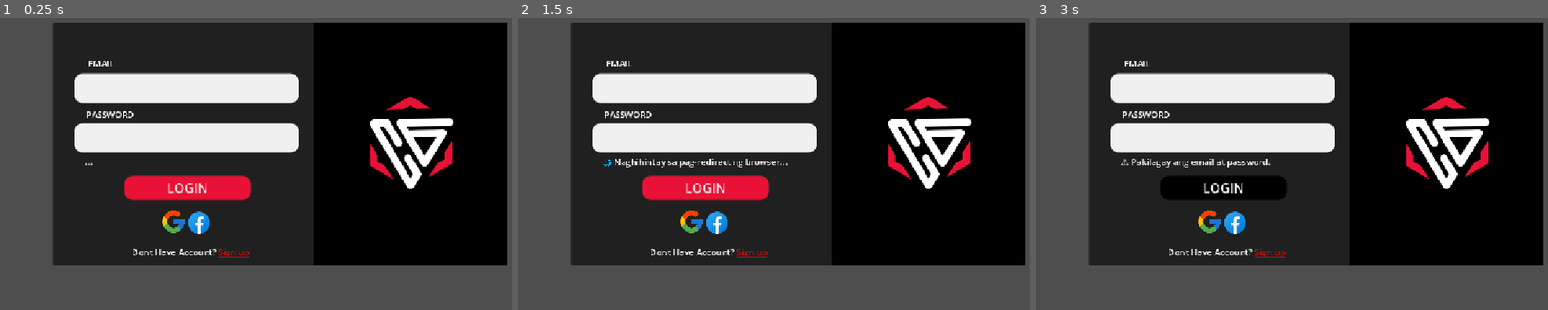
Above: before the commit, frames 1-3 (left to right).
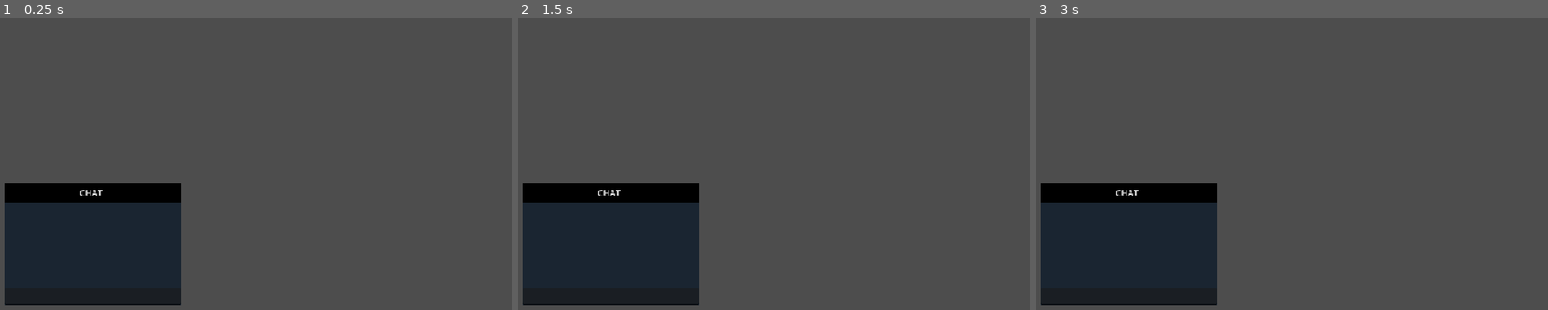
Above: after the commit, the same moments.

Repository: muckfaru/capstone2
Game: Godot game, scene res://scene/chat.tscn
Two runs of this game, one before a commit and one after it. Both use one fixed random seed, a clock stepped at 60 frames per second and the inputs below. Before the commit the project starts from res://scene/login.tscn. Video files are missing from this copy of the repository; at most half a second of black plays in their place.
Inputs (mouse positions are in pixels of both pictures, inside the frame that each line leads up to):
- Up to frame 1 (0.25 s): no input
- Up to frame 2 (1.5 s): click (707, 187) at 0.5 s, where only the run before the commit has a clickable "LOGIN"; click (692, 222) at 1.27 s
- Up to frame 3 (3 s): click (1235, 222) at 2.02 s; click (1225, 187) at 2.75 s, where only the run before the commit has a clickable "LOGIN"

The runs differ from the first frame. In frame 1, 76% of the frame differs, in the area x 0-100%, y 1-99%; in frame 2, 76%; in frame 3, 75%.

Commit message:
draggable chat

Diff:
--- a/project.godot
+++ b/project.godot
@@ -11,7 +11,7 @@
 [application]
 
 config/name="capstone"
-run/main_scene="res://scene/login.tscn"
+run/main_scene="uid://d0infgusfi845"
 config/features=PackedStringArray("4.4", "Forward Plus")
 config/icon="res://icon.svg"
 
--- /dev/null
+++ b/scene/chat.tscn
@@ -0,0 +1,40 @@
+[gd_scene load_steps=4 format=3 uid="uid://d0infgusfi845"]
+
+[ext_resource type="Script" uid="uid://d2rxkk4fy6h00" path="res://script/chat.gd" id="1_chatgd"]
+
+[sub_resource type="StyleBoxFlat" id="StyleBoxFlat_odng3"]
+bg_color = Color(0.00784314, 0.0666667, 0.137255, 0.670588)
+
+[sub_resource type="StyleBoxFlat" id="StyleBoxFlat_x0o17"]
+bg_color = Color(0, 0, 0, 1)
+
+[node name="Chat" type="Panel"]
+offset_left = 66.0
+offset_top = 405.0
+offset_right = 392.0
+offset_bottom = 629.0
+theme_override_styles/panel = SubResource("StyleBoxFlat_odng3")
+script = ExtResource("1_chatgd")
+
+[node name="Panel" type="Panel" parent="."]
+layout_mode = 0
+offset_right = 325.0
+offset_bottom = 37.0
+theme_override_styles/panel = SubResource("StyleBoxFlat_x0o17")
+
+[node name="Label" type="Label" parent="Panel"]
+layout_mode = 0
+offset_left = 84.0
+offset_top = 7.0
+offset_right = 234.0
+offset_bottom = 30.0
+text = "CHAT"
+horizontal_alignment = 1
+vertical_alignment = 1
+
+[node name="LineEdit" type="LineEdit" parent="."]
+layout_mode = 0
+offset_left = 1.0
+offset_top = 193.0
+offset_right = 325.0
+offset_bottom = 224.0
--- a/scene/friend_list.tscn
+++ b/scene/friend_list.tscn
@@ -11,13 +11,17 @@
 [sub_resource type="StyleBoxFlat" id="StyleBoxFlat_o4l4v"]
 bg_color = Color(0, 0, 0, 0.317647)
 
+[sub_resource type="StyleBoxFlat" id="StyleBoxFlat_30j1j"]
+draw_center = false
+
 [sub_resource type="StyleBoxFlat" id="StyleBoxFlat_2r4jo"]
 bg_color = Color(0.0509804, 0.0784314, 0.109804, 0.705882)
 corner_detail = 20
 expand_margin_left = 8.0
 expand_margin_right = 8.0
 
-[sub_resource type="StyleBoxFlat" id="StyleBoxFlat_30j1j"]
+[sub_resource type="StyleBoxFlat" id="StyleBoxFlat_js1fy"]
+bg_color = Color(0.6, 0.6, 0.6, 0)
 draw_center = false
 
 [sub_resource type="StyleBoxFlat" id="StyleBoxFlat_3d7hl"]
@@ -29,10 +33,6 @@
 bg_color = Color(0.0313726, 0.054902, 0.0784314, 0.803922)
 expand_margin_left = 8.0
 expand_margin_right = 8.0
-
-[sub_resource type="StyleBoxFlat" id="StyleBoxFlat_js1fy"]
-bg_color = Color(0.6, 0.6, 0.6, 0)
-draw_center = false
 
 [node name="FriendListPanel" type="Panel"]
 offset_left = 861.0
@@ -121,9 +121,9 @@
 layout_mode = 2
 size_flags_horizontal = 3
 size_flags_stretch_ratio = 0.35
-theme_override_styles/normal = SubResource("StyleBoxFlat_2r4jo")
+theme_override_styles/focus = SubResource("StyleBoxFlat_js1fy")
 theme_override_styles/hover = SubResource("StyleBoxFlat_3d7hl")
 theme_override_styles/pressed = SubResource("StyleBoxFlat_44a1m")
-theme_override_styles/focus = SubResource("StyleBoxFlat_js1fy")
+theme_override_styles/normal = SubResource("StyleBoxFlat_2r4jo")
 text = "ADD
 "
--- a/scene/landing.tscn
+++ b/scene/landing.tscn
@@ -8,6 +8,7 @@
 [ext_resource type="Texture2D" uid="uid://ca874tphfshxx" path="res://asset/avatars/default.png" id="3_qdyf0"]
 [ext_resource type="Texture2D" uid="uid://dp4co62dijgua" path="res://asset/icons/akashic tgc 1.png" id="4_hlv06"]
 [ext_resource type="Texture2D" uid="uid://cckv7p82fksqa" path="res://asset/icons/Defuse the trojan 1.png" id="5_1dlu4"]
+[ext_resource type="PackedScene" uid="uid://d0infgusfi845" path="res://scene/chat.tscn" id="9_1dlu4"]
 
 [sub_resource type="StyleBoxFlat" id="StyleBoxFlat_irntn"]
 bg_color = Color(0.164706, 0.164706, 0.164706, 0.419608)
@@ -43,12 +44,12 @@
 [sub_resource type="StyleBoxFlat" id="StyleBoxFlat_08qf3"]
 bg_color = Color(0.6, 0.6, 0.6, 0)
 
+[sub_resource type="StyleBoxFlat" id="StyleBoxFlat_86hhj"]
+bg_color = Color(0.6, 0.6, 0.6, 0)
+
 [sub_resource type="StyleBoxFlat" id="StyleBoxFlat_soi4p"]
 bg_color = Color(0.117647, 0.117647, 0.117647, 0)
 border_color = Color(0.8, 0.8, 0.8, 0)
-
-[sub_resource type="StyleBoxFlat" id="StyleBoxFlat_86hhj"]
-bg_color = Color(0.6, 0.6, 0.6, 0)
 
 [sub_resource type="StyleBoxFlat" id="StyleBoxFlat_aar1m"]
 bg_color = Color(0.117647, 0.117647, 0.117647, 0.619608)
@@ -370,10 +371,10 @@
 
 [node name="FriendListPanel" parent="." instance=ExtResource("3_hlv06")]
 layout_mode = 0
-offset_left = 699.0
-offset_top = 80.0
-offset_right = 933.0
-offset_bottom = 597.0
+offset_left = 858.0
+offset_top = 82.0
+offset_right = 1092.0
+offset_bottom = 599.0
 
 [node name="NavigationPanel" type="Panel" parent="."]
 custom_minimum_size = Vector2(0, 46)
@@ -421,3 +422,10 @@
 layout_mode = 2
 theme_override_styles/normal = SubResource("StyleBoxFlat_xoh2d")
 text = "Log out"
+
+[node name="Chat" parent="." instance=ExtResource("9_1dlu4")]
+layout_mode = 0
+offset_left = 100.0
+offset_top = 360.0
+offset_right = 473.0
+offset_bottom = 584.0
--- a/scene/login.tscn
+++ b/scene/login.tscn
@@ -8,12 +8,8 @@
 
 [sub_resource type="StyleBoxFlat" id="StyleBoxFlat_76uxg"]
 
-[sub_resource type="StyleBoxFlat" id="StyleBoxFlat_xhhai"]
-bg_color = Color(0.917647, 0.0666667, 0.211765, 1)
-corner_radius_top_left = 15
-corner_radius_top_right = 15
-corner_radius_bottom_right = 15
-corner_radius_bottom_left = 15
+[sub_resource type="StyleBoxFlat" id="StyleBoxFlat_m7twt"]
+bg_color = Color(0.6, 0.6, 0.6, 0)
 
 [sub_resource type="StyleBoxFlat" id="StyleBoxFlat_7qh2k"]
 bg_color = Color(0, 0, 0, 1)
@@ -22,7 +18,14 @@
 corner_radius_bottom_right = 15
 corner_radius_bottom_left = 15
 
-[sub_resource type="StyleBoxFlat" id="StyleBoxFlat_m7twt"]
+[sub_resource type="StyleBoxFlat" id="StyleBoxFlat_xhhai"]
+bg_color = Color(0.917647, 0.0666667, 0.211765, 1)
+corner_radius_top_left = 15
+corner_radius_top_right = 15
+corner_radius_bottom_right = 15
+corner_radius_bottom_left = 15
+
+[sub_resource type="StyleBoxFlat" id="StyleBoxFlat_ayshr"]
 bg_color = Color(0.6, 0.6, 0.6, 0)
 
 [sub_resource type="StyleBoxFlat" id="StyleBoxFlat_7yur4"]
@@ -33,9 +36,6 @@
 corner_radius_bottom_left = 15
 expand_margin_left = 20.0
 expand_margin_right = 20.0
-
-[sub_resource type="StyleBoxFlat" id="StyleBoxFlat_ayshr"]
-bg_color = Color(0.6, 0.6, 0.6, 0)
 
 [sub_resource type="StyleBoxFlat" id="StyleBoxFlat_i5fi3"]
 draw_center = false
@@ -85,9 +85,9 @@
 offset_right = 519.0
 offset_bottom = 436.0
 theme_override_font_sizes/font_size = 24
+theme_override_styles/focus = SubResource("StyleBoxFlat_m7twt")
+theme_override_styles/hover = SubResource("StyleBoxFlat_7qh2k")
 theme_override_styles/normal = SubResource("StyleBoxFlat_xhhai")
-theme_override_styles/hover = SubResource("StyleBoxFlat_7qh2k")
-theme_override_styles/focus = SubResource("StyleBoxFlat_m7twt")
 text = "LOGIN
 "
 
@@ -105,14 +105,14 @@
 offset_top = 204.0
 offset_right = 587.0
 offset_bottom = 258.0
-theme_override_colors/font_color = Color(0, 0, 0, 1)
+theme_override_colors/caret_color = Color(0, 0, 0, 1)
+theme_override_colors/font_outline_color = Color(0, 0, 0, 1)
 theme_override_colors/font_selected_color = Color(0, 0, 0, 1)
 theme_override_colors/font_uneditable_color = Color(0, 0, 0, 1)
-theme_override_colors/font_outline_color = Color(0, 0, 0, 1)
-theme_override_colors/caret_color = Color(0, 0, 0, 1)
+theme_override_colors/font_color = Color(0, 0, 0, 1)
 theme_override_font_sizes/font_size = 19
+theme_override_styles/focus = SubResource("StyleBoxFlat_ayshr")
 theme_override_styles/normal = SubResource("StyleBoxFlat_7yur4")
-theme_override_styles/focus = SubResource("StyleBoxFlat_ayshr")
 max_length = 50
 caret_blink = true
 
@@ -122,14 +122,14 @@
 offset_top = 295.0
 offset_right = 587.0
 offset_bottom = 349.0
-theme_override_colors/font_color = Color(0, 0, 0, 1)
+theme_override_colors/caret_color = Color(0, 0, 0, 1)
+theme_override_colors/font_outline_color = Color(0, 0, 0, 1)
 theme_override_colors/font_selected_color = Color(0, 0, 0, 1)
 theme_override_colors/font_uneditable_color = Color(0, 0, 0, 1)
-theme_override_colors/font_outline_color = Color(0, 0, 0, 1)
-theme_override_colors/caret_color = Color(0, 0, 0, 1)
+theme_override_colors/font_color = Color(0, 0, 0, 1)
 theme_override_font_sizes/font_size = 19
+theme_override_styles/focus = SubResource("StyleBoxFlat_i5fi3")
 theme_override_styles/normal = SubResource("StyleBoxFlat_7yur4")
-theme_override_styles/focus = SubResource("StyleBoxFlat_i5fi3")
 max_length = 15
 caret_blink = true
 
--- /dev/null
+++ b/script/chat.gd
@@ -0,0 +1,53 @@
+extends Panel
+
+var _dragging := false
+var _drag_offset := Vector2.ZERO
+var _handle: Control
+
+func _ready() -> void:
+	# Allow free positioning independent of parent layout
+	top_level = true
+
+	# Use child 'Panel' as handle if exists; else drag from this node
+	if has_node("Panel"):
+		_handle = $Panel
+	if _handle:
+		_handle.gui_input.connect(_on_gui_input)
+		_handle.mouse_default_cursor_shape = Control.CURSOR_MOVE
+	else:
+		gui_input.connect(_on_gui_input)
+		mouse_default_cursor_shape = Control.CURSOR_MOVE
+
+func _process(_delta: float) -> void:
+	if not _dragging:
+		return
+
+	var target := get_global_mouse_position() - _drag_offset
+	var vp := get_viewport_rect()
+	var max_pos := vp.size - size
+	target.x = clamp(target.x, 0.0, max_pos.x)
+	target.y = clamp(target.y, 0.0, max_pos.y)
+	global_position = target
+
+func _on_gui_input(event: InputEvent) -> void:
+	if event is InputEventMouseButton and event.button_index == MOUSE_BUTTON_LEFT:
+		if event.pressed:
+			_dragging = true
+			_drag_offset = get_global_mouse_position() - global_position
+			accept_event()
+		else:
+			_dragging = false
+			accept_event()
+	elif event is InputEventScreenTouch:
+		if event.pressed:
+			_dragging = true
+			_drag_offset = event.position - global_position
+			accept_event()
+		else:
+			_dragging = false
+			accept_event()
+
+func _unhandled_input(event: InputEvent) -> void:
+	# Stop dragging if mouse released outside the handle
+	if event is InputEventMouseButton and event.button_index == MOUSE_BUTTON_LEFT and not event.pressed:
+		_dragging = false
Not shown: 1 places in scene/friend_list.tscn that only renumber resources
Not shown: 2 places in scene/landing.tscn that only renumber resources
Not shown, added: script/chat.gd.uid
Not shown, added: scripts/Draggable.gd.uid
